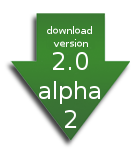
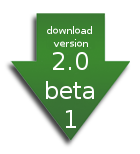
Layered file, before and after one edit (140x154). Changes by layer:
painted on "2.0 ..." over (39, 54, 100, 128)
